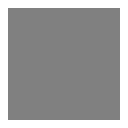
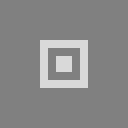
The second (128, 128) image is a revision of the first. Changes to its layers:
"Layer 1": opacity 100% → 70%, painted on it over [0, 0, 128, 128]
